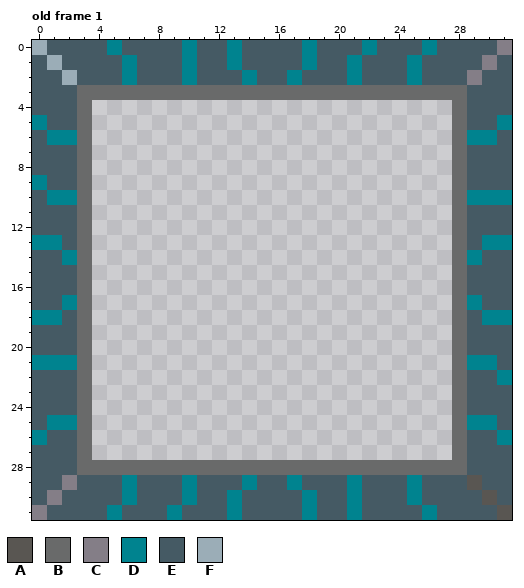
Pixel-art file -- RawArt/Art Material/electronic/Connetor 1.aseprite. The first picture shows the starting point.
32x32 pixels, 1 frame. Shown: old frame 1. The commit also changed other frames, which this record leaves out.
Palette (. is transparent): A #595652  B #696a6a  C #847e87  D #00838f  E #455a64  F #9badb7
Pixels before, old frame 1, first column x 0:
 0 FEEEEDEEEEDEEDEEEEDEEEDEEEDEEEEC
 1 EFEEEEDEEEDEEDEEEEDEEDEEEDEEEECE
 2 EEFEEEDEEEDEEEDEEDEEEDEEEDEEECEE
 3 EEEBBBBBBBBBBBBBBBBBBBBBBBBBBEEE
 4 EEEB........................BEEE
 5 DEEB........................BEED
 6 EDDB........................BDDE
 7 EEEB........................BEEE
 8 EEEB........................BEEE
 9 DEEB........................BEEE
10 EDDB........................BDDD
11 EEEB........................BEEE
12 EEEB........................BEEE
13 DDEB........................BEDD
14 EEDB........................BDEE
15 EEEB........................BEEE
16 EEEB........................BEEE
17 EEDB........................BDEE
18 DDEB........................BEDD
19 EEEB........................BEEE
20 EEEB........................BEEE
21 DDDB........................BDDE
22 EEEB........................BEED
23 EEEB........................BEEE
24 EEEB........................BEEE
25 EDDB........................BDDE
26 DEEB........................BEED
27 EEEB........................BEEE
28 EEEBBBBBBBBBBBBBBBBBBBBBBBBBBEEE
29 EECEEEDEEEDEEEDEEDEEEDEEEDEEEAEE
30 ECEEEEDEEEDEEDEEEEDEEDEEEDEEEEAE
31 CEEEEDEEEDEEEDEEEEDEEDEEEEDEEEEA
New version:
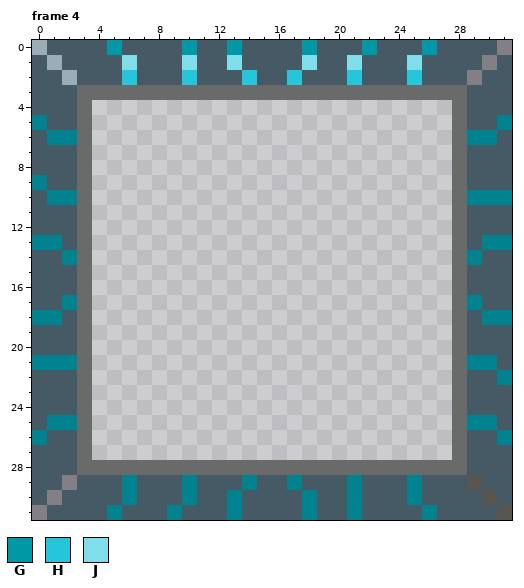
Colours new in this view: G #0097a7  H #26c6da  J #80deea
A new or re-ordered frame is compared with the old frame closest to it.
Changes in this commit:
frames 1 -> 9
Frame 4 is new; against old frame 1:
y 0: x 5 D -> G; x 10 D -> G; x 13 D -> G; x 18 D -> G; x 22 D -> G; x 26 D -> G
y 1: x 6 D -> J; x 10 D -> J; x 13 D -> J; x 18 D -> J; x 21 D -> J; x 25 D -> J
y 2: x 6 D -> H; x 10 D -> H; x 14 D -> H; x 17 D -> H; x 21 D -> H; x 25 D -> H
